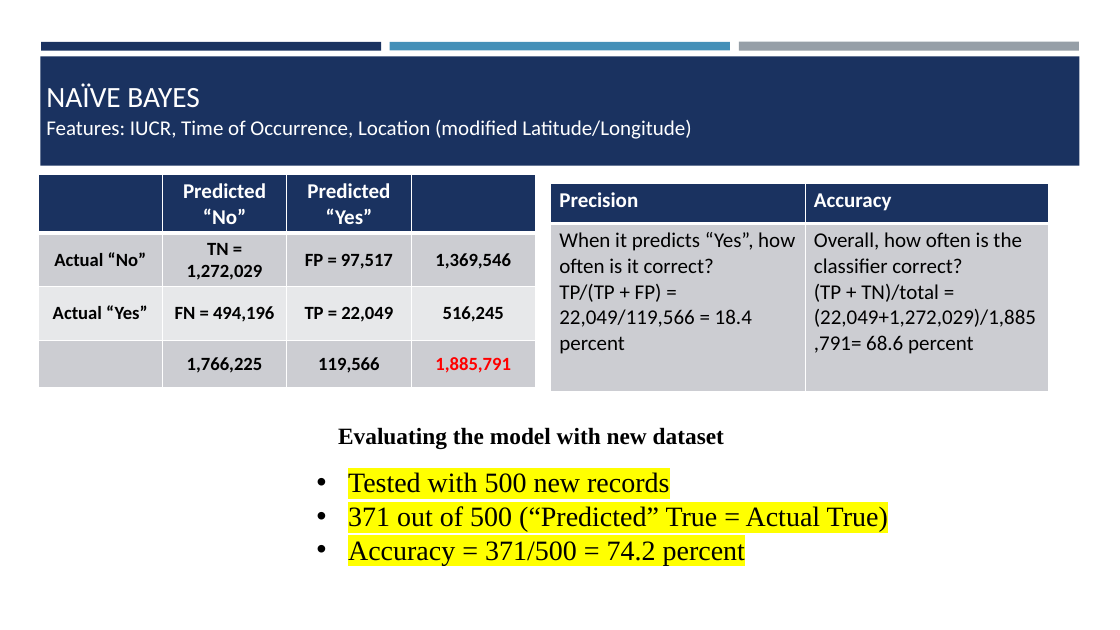
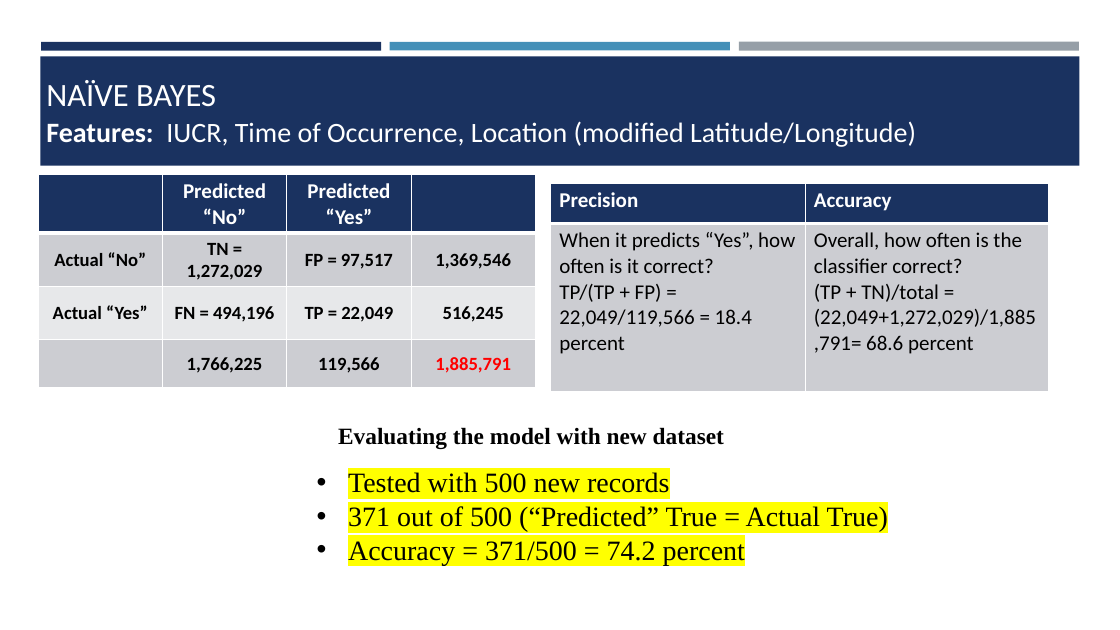
Before and after one commit to divyatv/MachineLearning_ChicagoCrime, a slide deck: slide 13 of Machine_Learning_Chicago_Crime_Dataset.pptx (slide 11 before the commit). Drawn at 1120x630 pixels with LibreOffice and Linux fonts; fonts in the diff are those of the drawing. Boxes give left, top, right and bottom in pixels: in the first picture for what was removed or moved away, otherwise in the second. Text is boxed around its words. In the diff, an @@ line names an element or a change of style, - is before the commit and + after.

```diff
--- a/Machine_Learning_Chicago_Crime_Dataset.pptx
+++ b/Machine_Learning_Chicago_Crime_Dataset.pptx
@@ title "NAÏVE BAYES" at <box>46,80,216,107</box>: size 25.2 to 27.9 pt @@
@@ text "Features: IUCR, Time of Occurrence, ..." at <box>46,121,916,147</box>: size 18 to 24 pt; bold on in "Features:" @@
```
Also in this commit, not shown: 6 other slides changed, 2 slides added, 19 other files.
